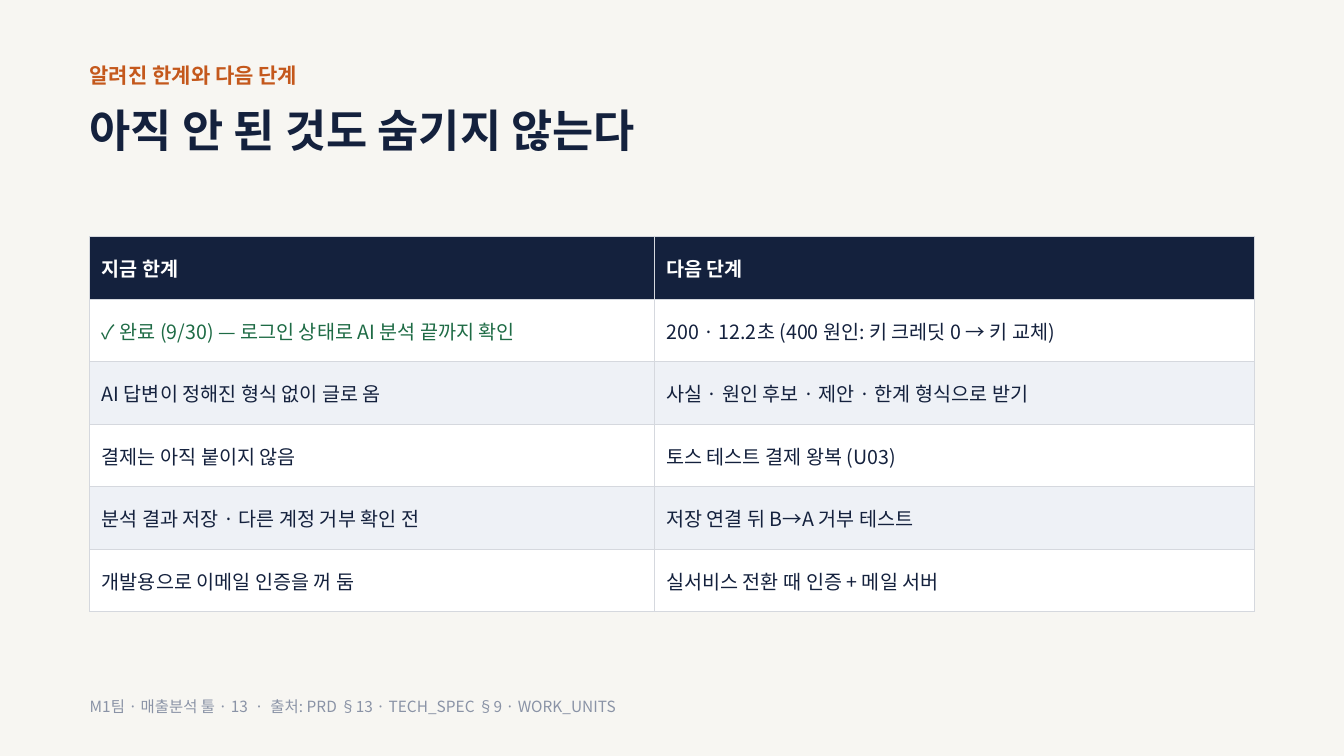
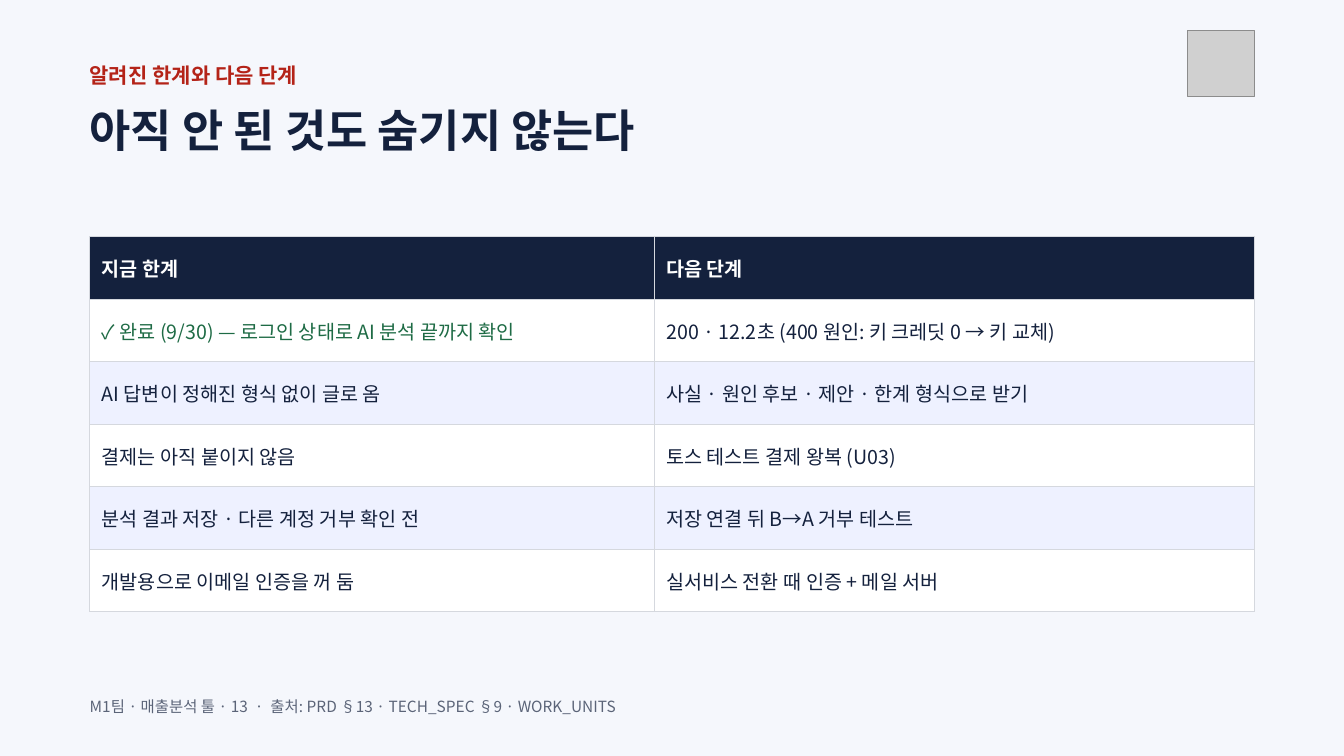
Before and after one commit to ctaleez51-art/sales-analysis, a slide deck: slide 13 of docs/presentation/M1_presentation_draft_v0.1.pptx. Drawn at 1344x756 pixels with LibreOffice and Linux fonts; fonts in the diff are those of the drawing; grey boxes stand for pictures. Boxes give left, top, right and bottom in pixels: in the first picture for what was removed or moved away, otherwise in the second. Text is boxed around its words. In the diff, an @@ line names an element or a change of style, - is before the commit and + after.

```diff
--- a/docs/presentation/M1_presentation_draft_v0.1.pptx
+++ b/docs/presentation/M1_presentation_draft_v0.1.pptx
@@ background #F7F6F2 to #F5F7FC @@
@@ picture added at bbox=[1188, 30, 1254, 97] @@
@@ text "알려진 한계와 다음 단계" at bbox=[90, 65, 297, 85]: text colour #C4581C to #B42318 @@
@@ text "M1팀 · 매출분석 툴 · ..." at bbox=[90, 699, 616, 714]: text colour #8A93A6 to #5B6478 @@
```
Also in this commit, not shown: 13 other slides changed, 3 other files.
